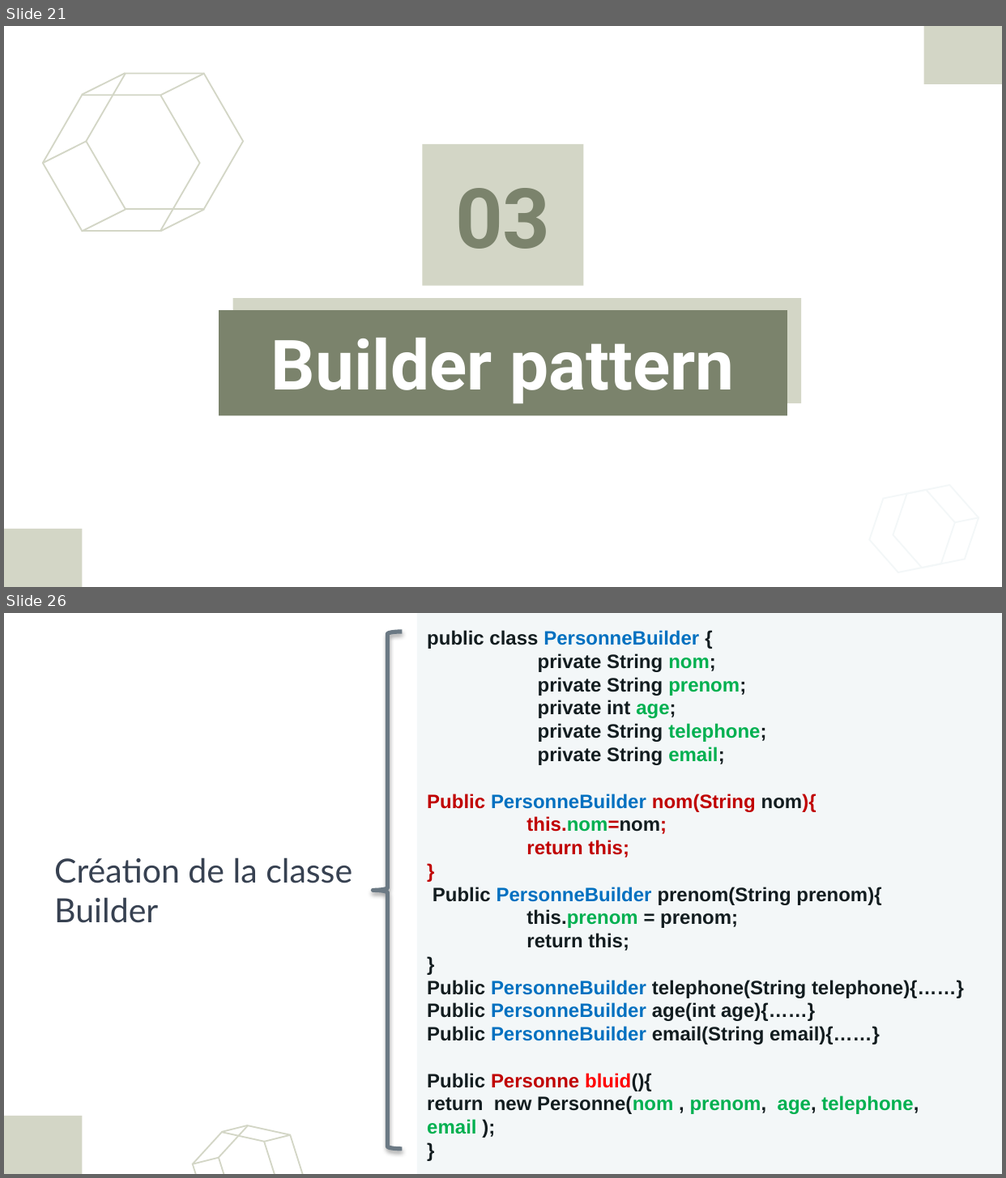
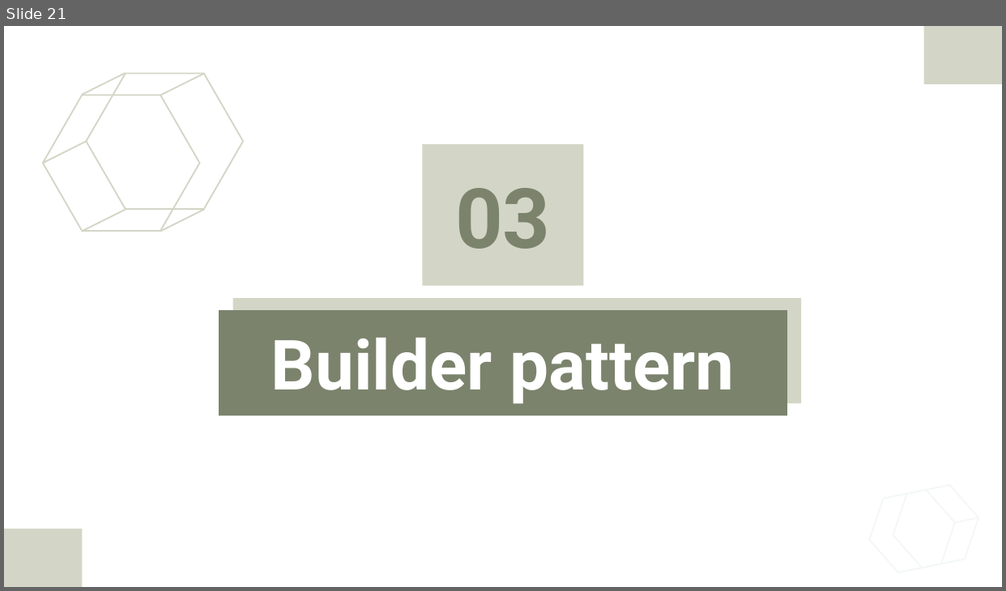
Before and after one commit to Abdelkarim-01/sdesign-pattern, a slide deck: DesignPatternsJEE1.pptx. Shown one above the other, each under a label of ours: slides 21 and 26 before the commit, slide 21 after it; the slides between them are not shown. The pictures are 1006x1178 and 1006x591 pixels, drawn with LibreOffice and Linux fonts; fonts in the diff are those of the drawing. Boxes give left, top, right and bottom in pixels: in the first picture for what was removed or moved away, otherwise in the second. Text is boxed around its words. In the diff, an @@ line names an element or a change of style, - is before the commit and + after.

```diff
--- a/DesignPatternsJEE1.pptx
+++ b/DesignPatternsJEE1.pptx
@@ slide 26 removed at (4,613,1002,1174), background #FFFFFF; not listed: 1 template element that a slide beside it also shows @@
@@ left brace removed at (373,632,403,1150) @@
@@ rectangle removed at (417,613,1002,1174) @@
-public class PersonneBuilder {
-    private String nom;
-    private String prenom;
-    private int age;
-    private String telephone;
-    private String email;
-Public PersonneBuilder nom(String nom){
-this.nom=nom;
-return this;
-}
-Public PersonneBuilder prenom(String prenom){
-this.prenom = prenom;
-return this;
-}
-Public PersonneBuilder telephone(String telephone){……}
-Public PersonneBuilder age(int age){……}
-Public PersonneBuilder email(String email){……}
-Public Personne bluid(){
-return new Personne(nom , prenom, age, telephone, email );
-}
@@ text removed at (54,858,352,923) @@
-Création de la classe Builder
@@ freeform shape removed at (924,926,1002,1023) @@
@@ freeform shape removed at (948,921,1002,1017) @@
@@ group removed at (185,1121,312,1174): 5 freeform shapes @@
```
Also in this commit, not shown: 4 slides changed, 4 slides added, 2 other slides removed.
